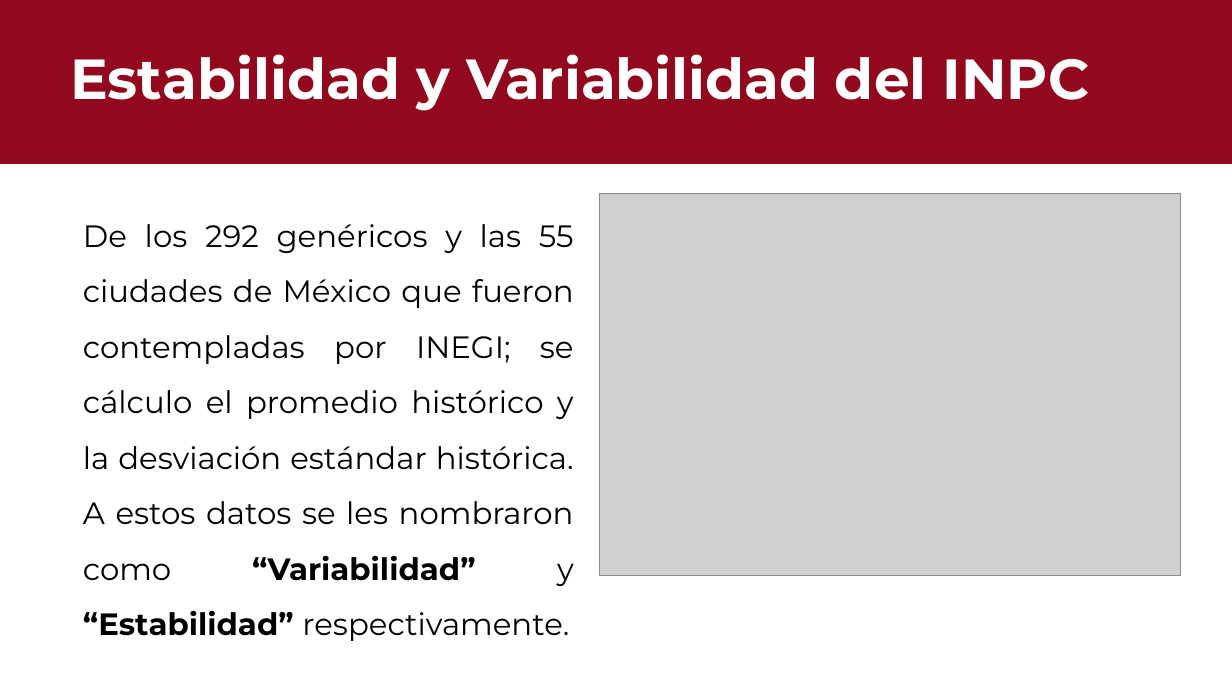
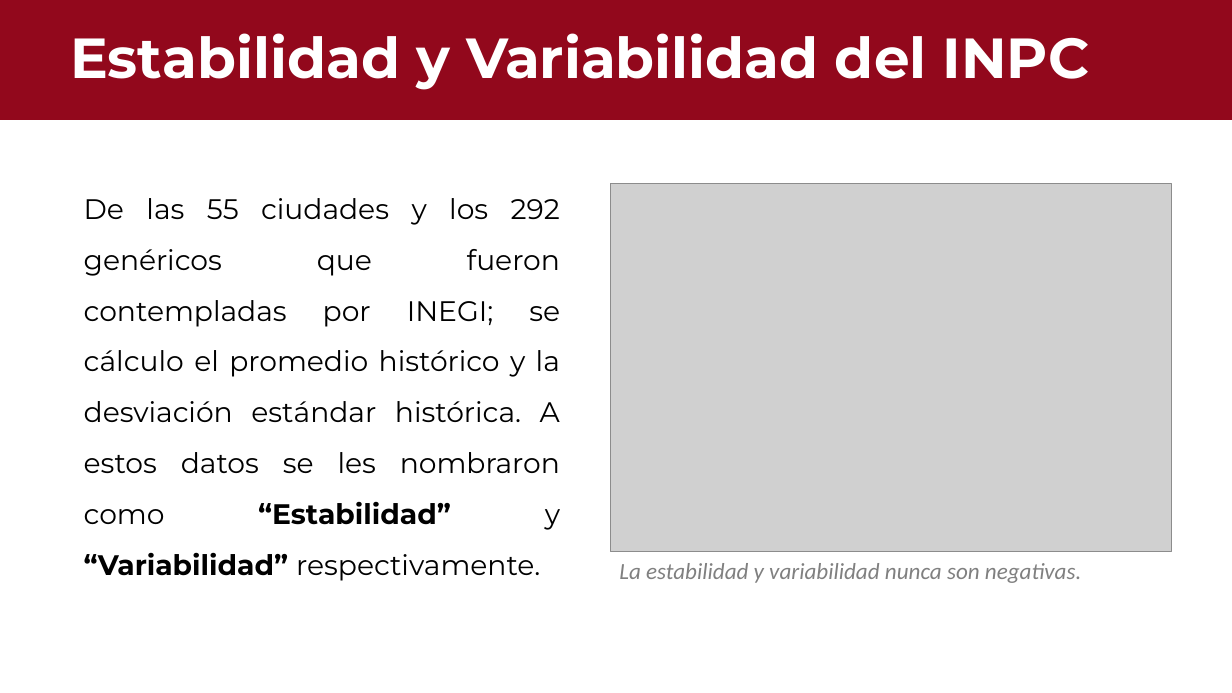
Before and after one commit to Enrique-2003SS/INPC_Regresi-n, a slide deck: slide 2 of outputs/INPC.pptx. Drawn at 1232x693 pixels with LibreOffice and Linux fonts; fonts in the diff are those of the drawing; grey boxes stand for pictures. Boxes give left, top, right and bottom in pixels: in the first picture for what was removed or moved away, otherwise in the second. Text is boxed around its words. In the diff, an @@ line names an element or a change of style, - is before the commit and + after.

```diff
--- a/outputs/INPC.pptx
+++ b/outputs/INPC.pptx
@@ rectangle: place and size @@
-rectangle at bbox=[0, 0, 1232, 163]
+rectangle at bbox=[0, 0, 1232, 119]
@@ title "Estabilidad y Variabilidad del INPC": place and size @@
-title "Estabilidad y Variabilidad del INPC" at bbox=[70, 54, 1090, 111]
+title "Estabilidad y Variabilidad del INPC" at bbox=[70, 33, 1090, 90]
@@ text at bbox=[84, 198, 560, 581]: text changed; size 24 to 22 pt @@
-De los 292 genéricos y las 55 ciudades de México que fueron contempladas por INEGI; se cálculo el promedio histórico y la desviación estándar histórica. A estos datos se les nombraron como “Variabilidad” y “Estabilidad” respectivamente.
+De las 55 ciudades y los 292 genéricos que fueron contempladas por INEGI; se cálculo el promedio histórico y la desviación estándar histórica. A estos datos se les nombraron como “Estabilidad” y “Variabilidad” respectivamente.
@@ picture: place and size @@
-picture at bbox=[600, 193, 1181, 575]
+picture at bbox=[610, 184, 1171, 552]
@@ text added at bbox=[619, 563, 1081, 583], 18 pt, text #808080, italic @@
+La estabilidad y variabilidad nunca son negativas.
```
Also in this commit, not shown: 8 other slides changed, 5 slides added, 3 slides removed, 1 other file.
